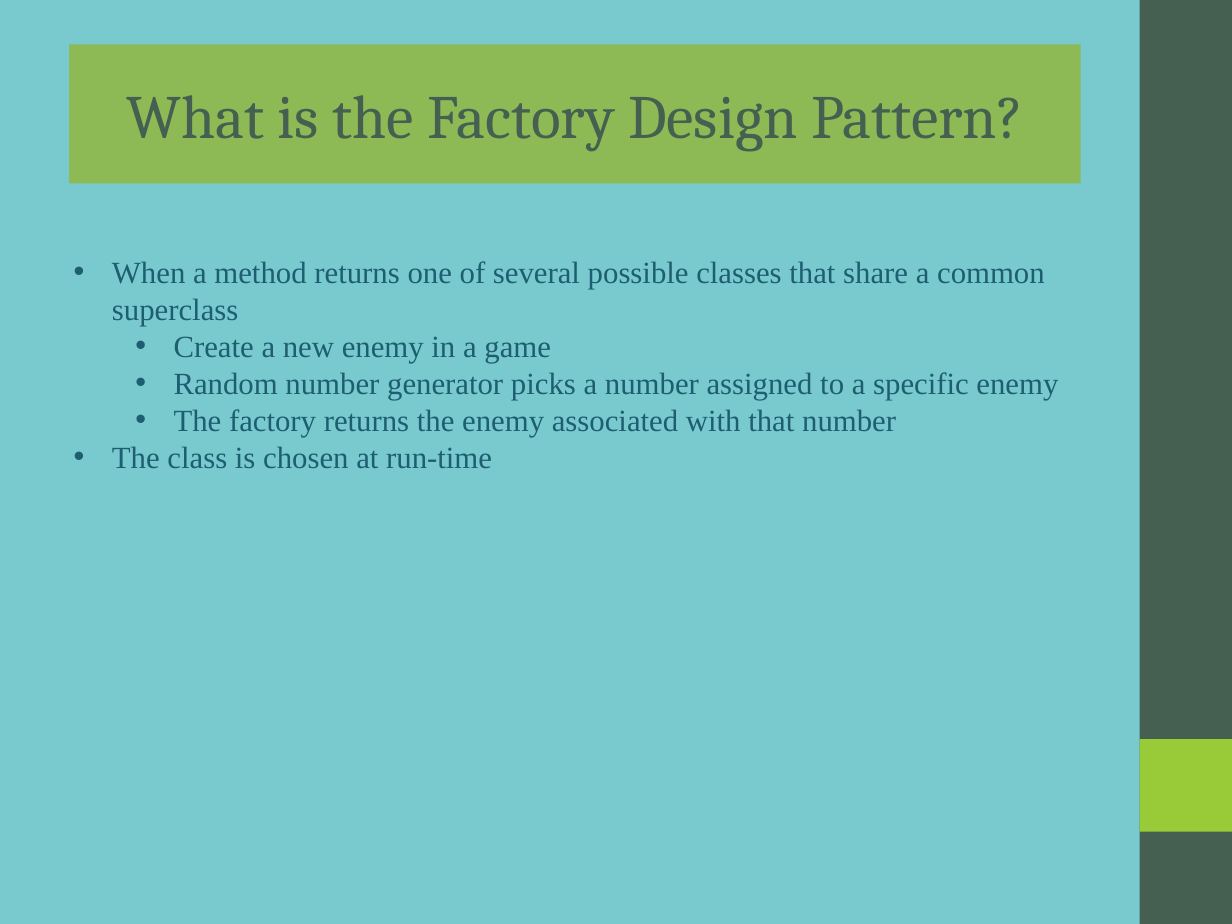
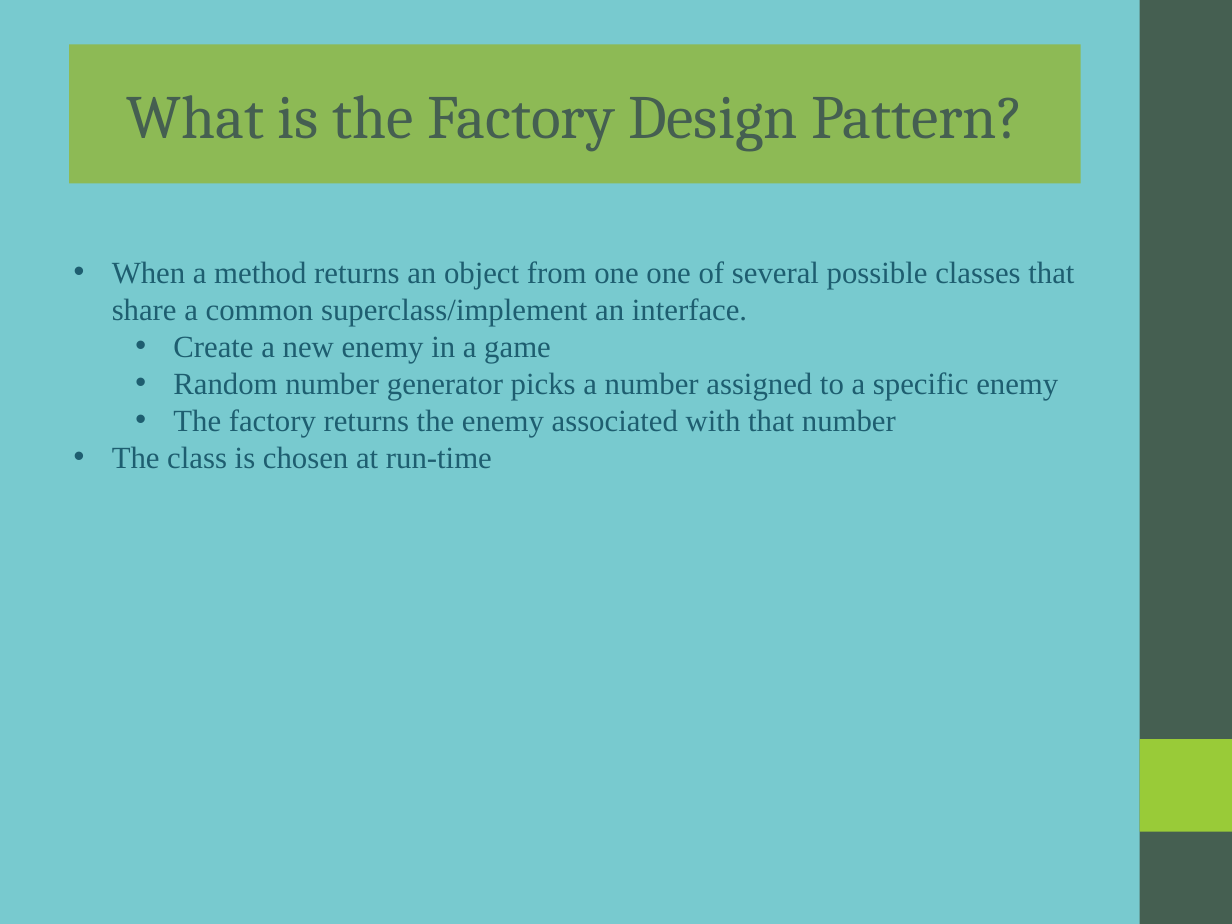
Before and after one commit to rzuniga64/java, a slide deck: slide 1 of design_patterns/src/creational/factory/docs/factory.ppt. Drawn at 1232x924 pixels with LibreOffice and Linux fonts; fonts in the diff are those of the drawing. Boxes give left, top, right and bottom in pixels: in the first picture for what was removed or moved away, otherwise in the second. Text is boxed around its words. In the diff, an @@ line names an element or a change of style, - is before the commit and + after.

Commit message:
Update.

```diff
--- a/design_patterns/src/creational/factory/docs/factory.ppt
+++ b/design_patterns/src/creational/factory/docs/factory.ppt
@@ text at box(112, 261, 1074, 326): text changed @@
-• When a method returns one of several possible classes that share a common superclass
+• When a method returns an object from one one of several possible classes that share a common superclass/implement an interface.
```
